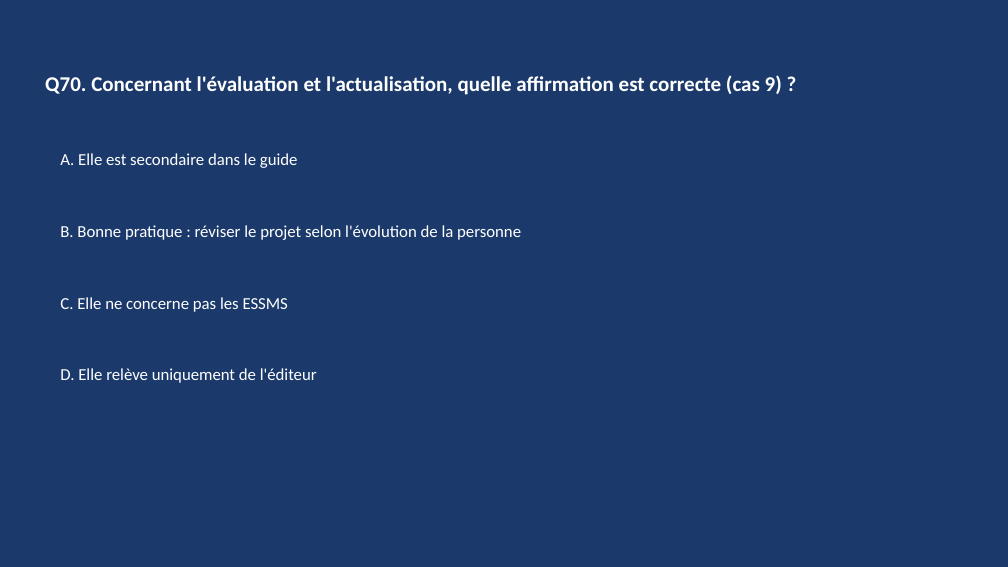
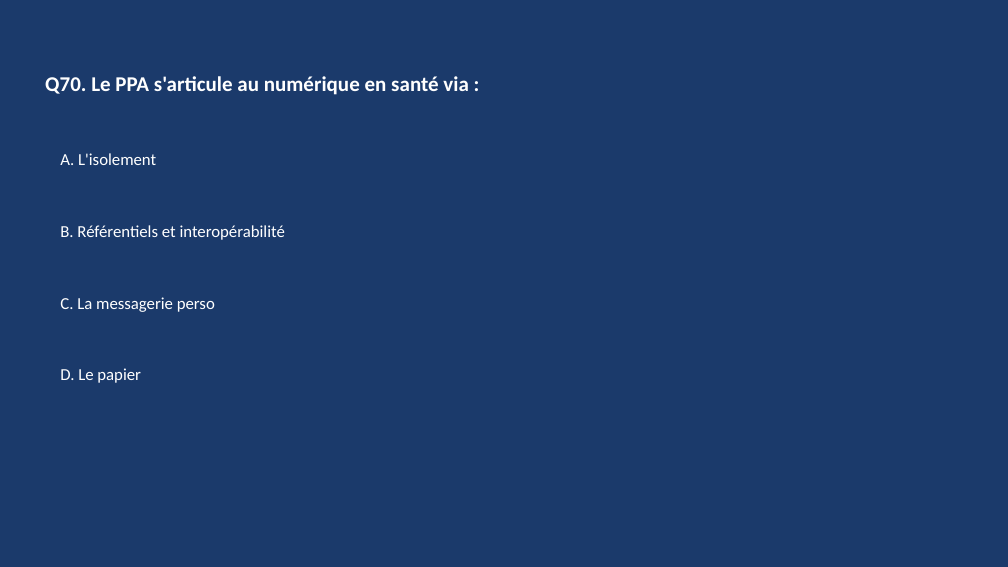
Before and after one commit to RicoBSJ/claude-travail-livrables, a slide deck: slide 139 of Livrables/Quiz/quiz_rbpp_ppa-dui_2026-06-27.pptx. Drawn at 1008x567 pixels with LibreOffice and Linux fonts; fonts in the diff are those of the drawing. Boxes give left, top, right and bottom in pixels: in the first picture for what was removed or moved away, otherwise in the second. Text is boxed around its words. In the diff, an @@ line names an element or a change of style, - is before the commit and + after.

```diff
--- a/Livrables/Quiz/quiz_rbpp_ppa-dui_2026-06-27.pptx
+++ b/Livrables/Quiz/quiz_rbpp_ppa-dui_2026-06-27.pptx
@@ text at (45, 76, 468, 95): text changed @@
-Q70. Concernant l'évaluation et l'actualisation, quelle affirmation est correcte (cas 9) ?
+Q70. Le PPA s'articule au numérique en santé via :
@@ text at (60, 153, 156, 165): text changed @@
-A. Elle est secondaire dans le guide
+A. L'isolement
@@ text at (60, 225, 285, 240): text changed @@
-B. Bonne pratique : réviser le projet selon l'évolution de la personne
+B. Référentiels et interopérabilité
@@ text at (60, 297, 215, 312): text changed @@
-C. Elle ne concerne pas les ESSMS
+C. La messagerie perso
@@ text at (60, 368, 141, 383): text changed @@
-D. Elle relève uniquement de l'éditeur
+D. Le papier
```
Also in this commit, not shown: 142 other slides changed, 32 slides added, 54 slides removed, 1 other file.
